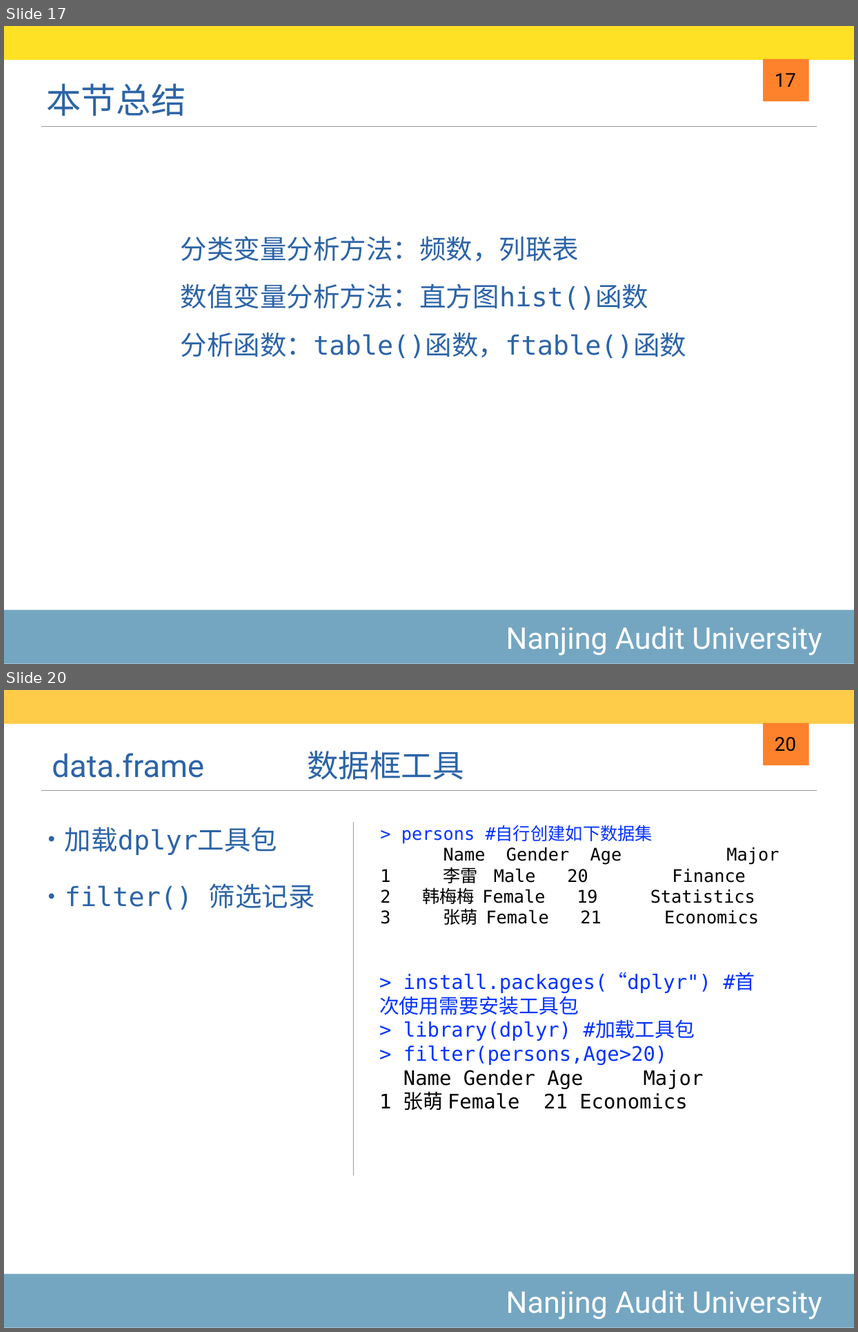
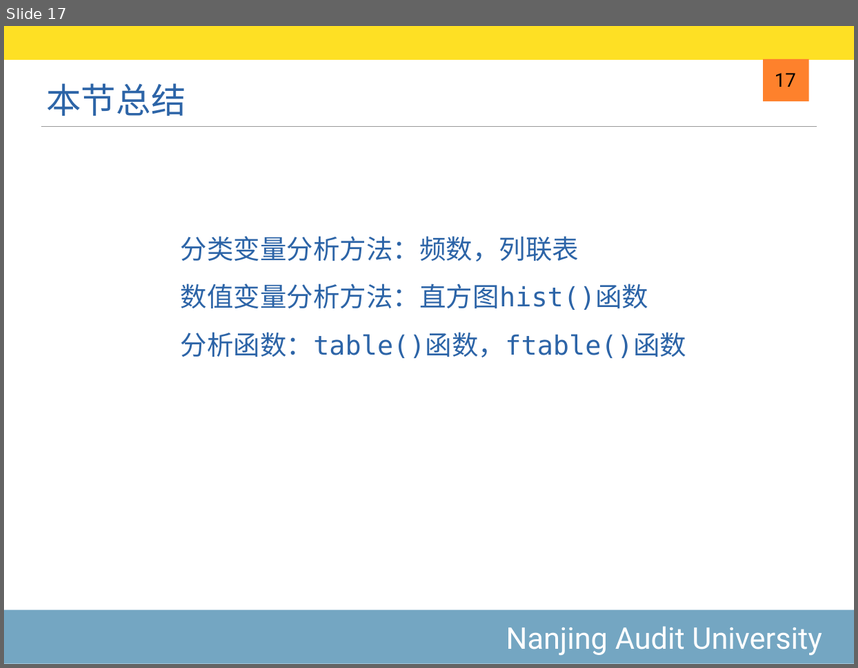
Before and after one commit to exoplanetX/DataAnalytics, a slide deck: 2019-6-数据框操作.pptx. Shown one above the other, each under a label of ours: slides 17 and 20 before the commit, slide 17 after it; the slides between them are not shown. The pictures are 858x1332 and 858x668 pixels, drawn with LibreOffice and Linux fonts; fonts in the diff are those of the drawing. Boxes give left, top, right and bottom in pixels: in the first picture for what was removed or moved away, otherwise in the second. Text is boxed around its words. In the diff, an @@ line names an element or a change of style, - is before the commit and + after.

```diff
--- a/2019-6-数据框操作.pptx
+++ b/2019-6-数据框操作.pptx
@@ slide 20 removed at (4,690,854,1328), background #FFFFFF; not listed: 3 template elements that a slide beside it also shows @@
@@ rectangle removed at (4,690,854,724) @@
@@ text removed at (307,750,464,780) @@
-数据框工具
@@ page number removed at (775,737,796,751) @@
-20
@@ title removed at (52,753,204,778) @@
-data.frame
@@ text removed at (65,827,315,909) @@
-• 加载dplyr工具包
-• filter() 筛选记录
@@ line removed from (354, 1176) to (354, 822) @@
@@ text removed at (380,825,779,925) @@
-> persons #自行创建如下数据集
-Name Gender Age Major
-1 李雷 Male 20 Finance
-2 韩梅梅 Female 19 Statistics
-3 张萌 Female 21 Economics
@@ text removed at (379,973,755,1110) @@
-> install.packages(“dplyr") #首次使用需要安装工具包
-> library(dplyr) #加载工具包
-> filter(persons,Age>20)
-Name Gender Age Major
-1 张萌 Female 21 Economics
```
Also in this commit, not shown: 7 other slides removed, 2 other files.
